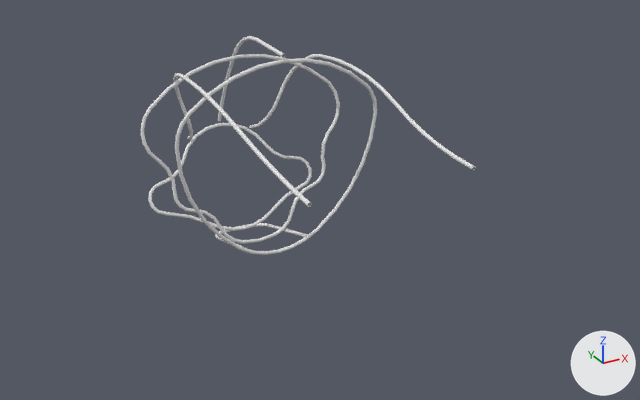
The OBJ model visualization/mesh/head.obj as it was, and as the next commit left it.
Both versions are drawn from a 50 mm lens placed at (-4.74, -3.47, 6.81), pointed at (0.26, 5.64, 2.26). Every picture has the same lights, and +X, +Y and +Z are marked at lower right. Materials are left out; every surface is plain grey. Where no turn or scale is listed for an object, it has been applied to the vertices. Vertices at the same position are counted once.

In view in the first picture: 'head'.
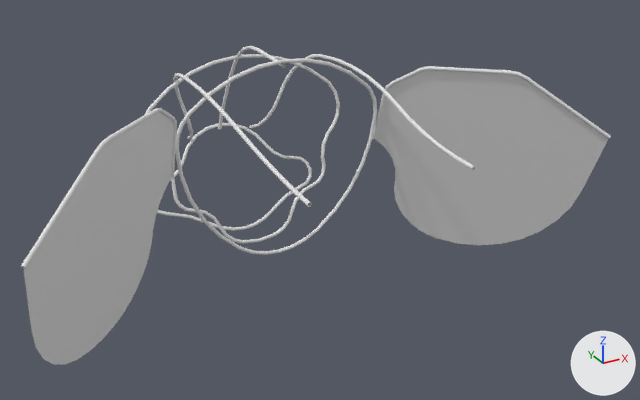
Pixel boxes [x1, y1, x2, y2] of what changed, in the pictures (640 x 400 px; the box of a moved part takes in the faces that stretch with it):
'head', reshaped (75% wider, 46% taller)
    before: [140, 36, 476, 255]
    after: [21, 45, 611, 365]
part 1 of me_head, added
    after: [21, 108, 177, 269]
part 2 of me_head, added
    after: [373, 66, 611, 139]
part 3 of me_head, added
    after: [375, 70, 608, 245]
part 4 of me_head, added
    after: [23, 112, 174, 365]
part 5 of me_head, deleted
    before: [215, 223, 308, 253]
part 6 of me_head, moved or reshaped
    before: [218, 36, 285, 121]
    after: [215, 45, 286, 130]

What changed in the scene script:
```text
Change me_head:
    used by ob_head; location = (0.0, 0.0, 0.0)
    remove me_head.from_pydata(...)  # 3385 vertices, 6878 faces; spans x -1.5..1.5, y 3.54..8.33, z 0.99..4.13
    add me_head.from_pydata(...)  # 3769 vertices, 7582 faces; spans x -3.67..3.67, y 3.54..8.33, z 1.02..4.02
    me_head part 1: a new loose piece of 315 vertices spanning x -3.67..-1.44, y 4.11..6.3, z 2.68..3.83
    me_head part 2: a new loose piece of 315 vertices spanning x 1.44..3.67, y 4.11..6.3, z 2.68..3.83
    me_head part 3: a new loose piece of 30 vertices spanning x 1.46..3.65, y 4.13..6.28, z 1.02..3.81
    me_head part 4: a new loose piece of 30 vertices spanning x -3.65..-1.46, y 4.13..6.28, z 1.02..3.81
    me_head part 5: the loose piece of 306 vertices spanning x -0.49..0.49, y 6.31..7.83, z 0.99..1.43 is deleted
    me_head part 6: 207 vertices removed from x -0.03..0.03, y 6.07..8.28, z 2.59..4.13; 207 vertices added at x -0.03..0.03, y 6.07..8.28, z 2.46..4.0
```
